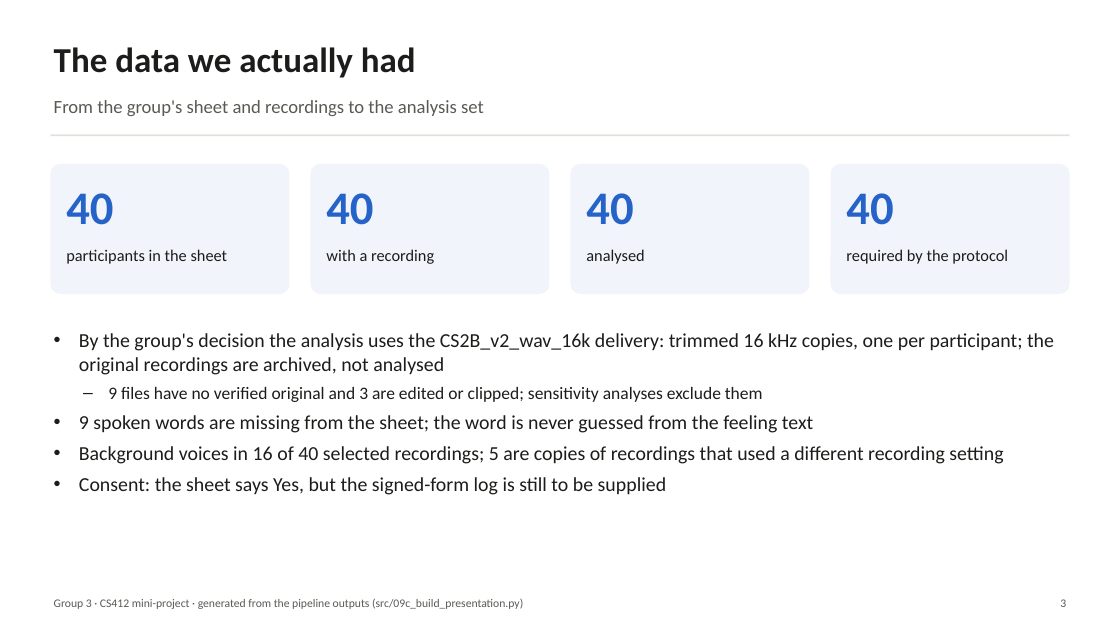
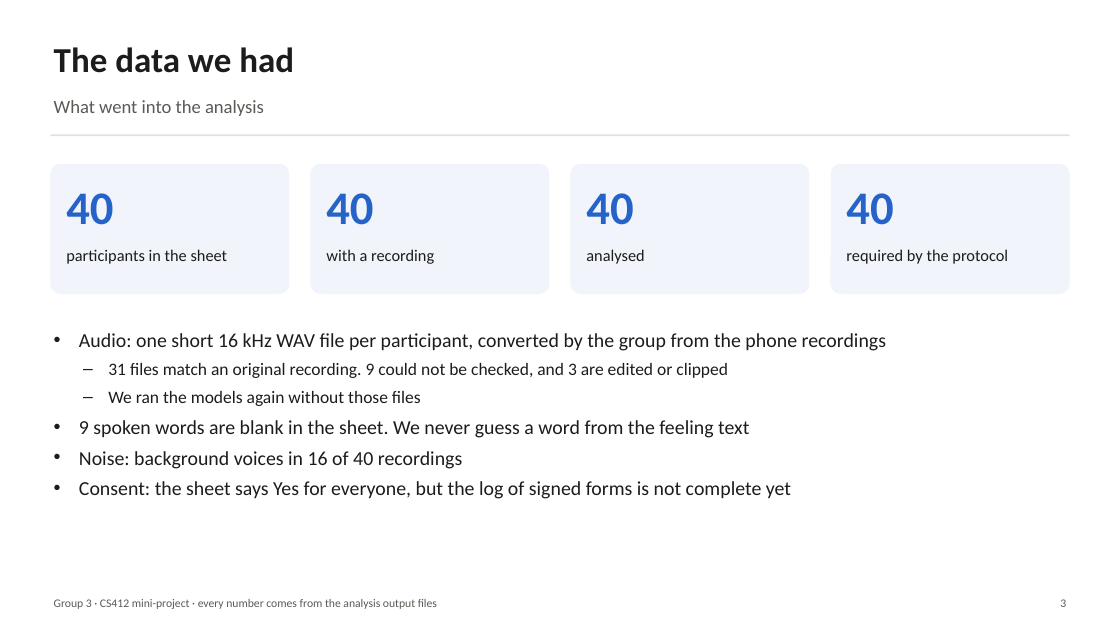
Before and after one commit to everyonehatesralph/AC_miniproject, a slide deck: slide 3 of reports/presentation/G3_results_presentation.pptx. Drawn at 1120x630 pixels with LibreOffice and Linux fonts; fonts in the diff are those of the drawing. Boxes give left, top, right and bottom in pixels: in the first picture for what was removed or moved away, otherwise in the second. Text is boxed around its words. In the diff, an @@ line names an element or a change of style, - is before the commit and + after.

```diff
--- a/reports/presentation/G3_results_presentation.pptx
+++ b/reports/presentation/G3_results_presentation.pptx
@@ text at (54, 47, 294, 73): text changed @@
-The data we actually had
+The data we had
@@ text at (54, 100, 264, 116): text changed @@
-From the group's sheet and recordings to the analysis set
+What went into the analysis
@@ text at (79, 333, 886, 499): text changed @@
-• By the group's decision the analysis uses the CS2B_v2_wav_16k delivery: trimmed 16 kHz copies, one per participant; the original recordings are archived, not analysed
-– 9 files have no verified original and 3 are edited or clipped; sensitivity analyses exclude them
-• 9 spoken words are missing from the sheet; the word is never guessed from the feeling text
-• Background voices in 16 of 40 selected recordings; 5 are copies of recordings that used a different recording setting
-• Consent: the sheet says Yes, but the signed-form log is still to be supplied
+• Audio: one short 16 kHz WAV file per participant, converted by the group from the phone recordings
+– 31 files match an original recording. 9 could not be checked, and 3 are edited or clipped
+– We ran the models again without those files
+• 9 spoken words are blank in the sheet. We never guess a word from the feeling text
+• Noise: background voices in 16 of 40 recordings
+• Consent: the sheet says Yes for everyone, but the log of signed forms is not complete yet
@@ text at (54, 599, 437, 609): text changed @@
-Group 3 · CS412 mini-project · generated from the pipeline outputs (src/09c_build_presentation.py)
+Group 3 · CS412 mini-project · every number comes from the analysis output files
```
Also in this commit, not shown: 10 other slides changed, 2 slides added, 1 slide removed, 12 other files.
